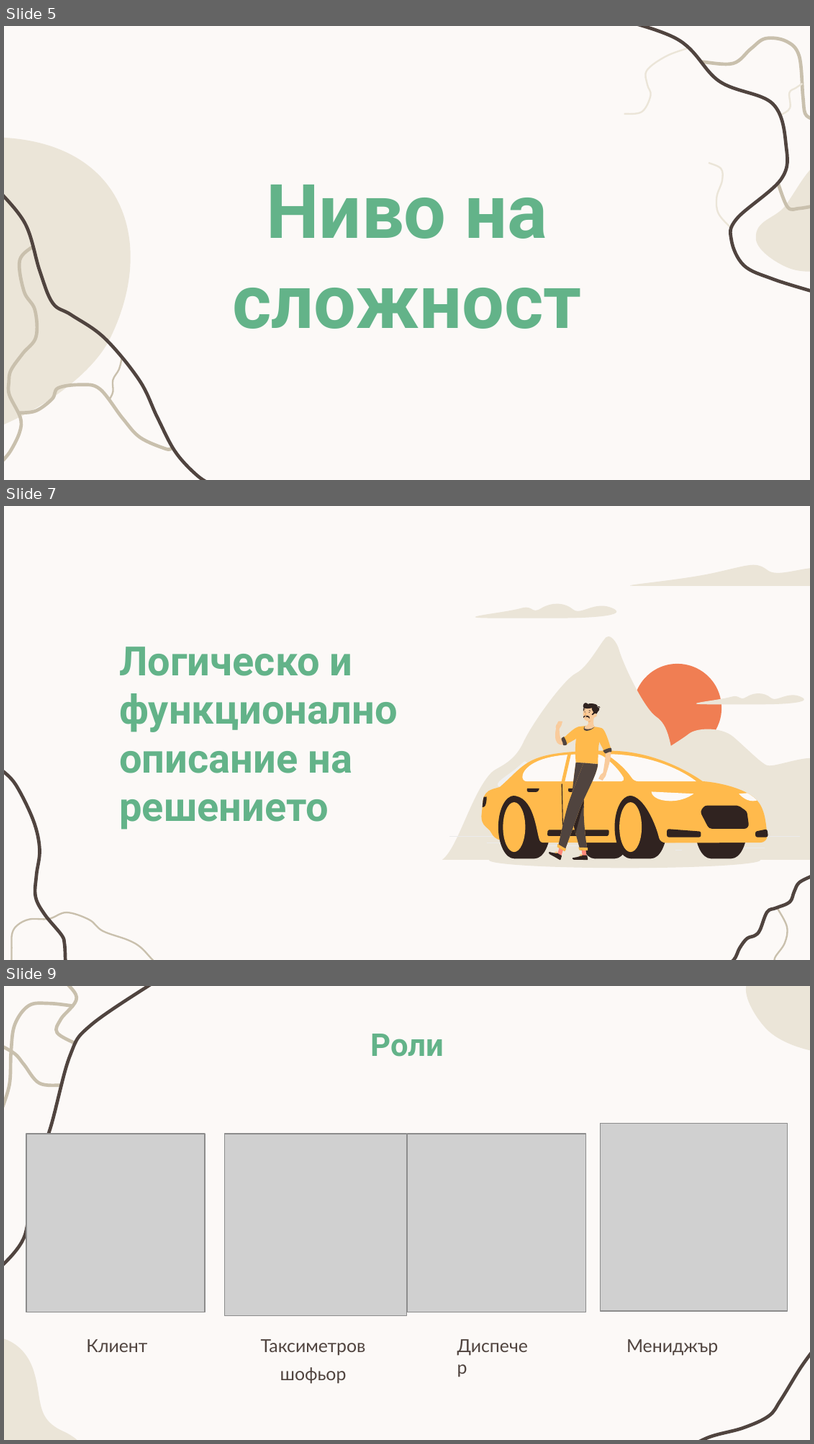
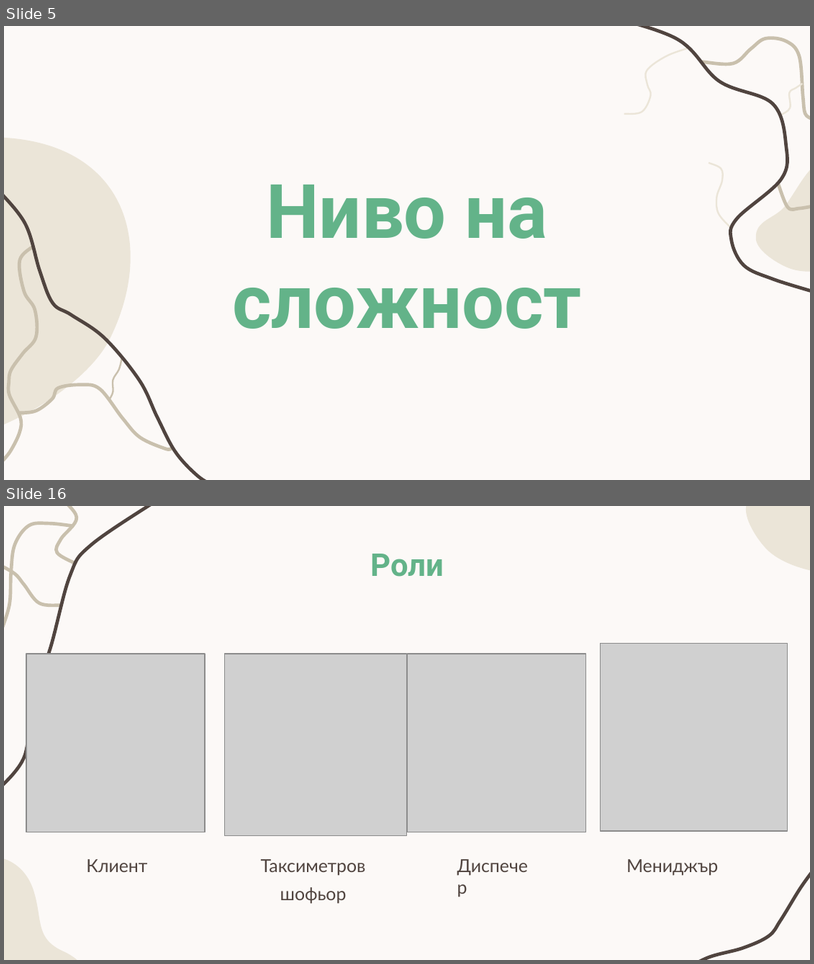
Before and after one commit to StefiKocheva/TaxiBook, a slide deck: Documents/TaxiBook.pptx. Shown one above the other, each under a label of ours: slides 5, 7 and 9 before the commit, slides 5 and 16 after it; the slides between them are not shown. The pictures are 814x1444 and 814x964 pixels, drawn with LibreOffice and Linux fonts; fonts in the diff are those of the drawing; grey boxes stand for pictures. Boxes give left, top, right and bottom in pixels: in the first picture for what was removed or moved away, otherwise in the second. Text is boxed around its words. In the diff, an @@ line names an element or a change of style, - is before the commit and + after.

```diff
--- a/Documents/TaxiBook.pptx
+++ b/Documents/TaxiBook.pptx
@@ slide 7 removed at <box>4,506,810,960</box>, background #FCF9F7 @@
@@ title removed at <box>119,646,397,829</box> @@
-Логическо и функционално описание на решението
@@ group removed at <box>442,565,810,860</box>: 6 freeform shapes @@
@@ group removed at <box>450,703,800,868</box>: 79 freeform shapes @@
@@ group removed at <box>4,769,810,960</box>: 4 freeform shapes @@
@@ what was slide 9 is now slide 16 @@
```
Also in this commit, not shown: 7 slides changed, 3 slides added, 52 other files.
